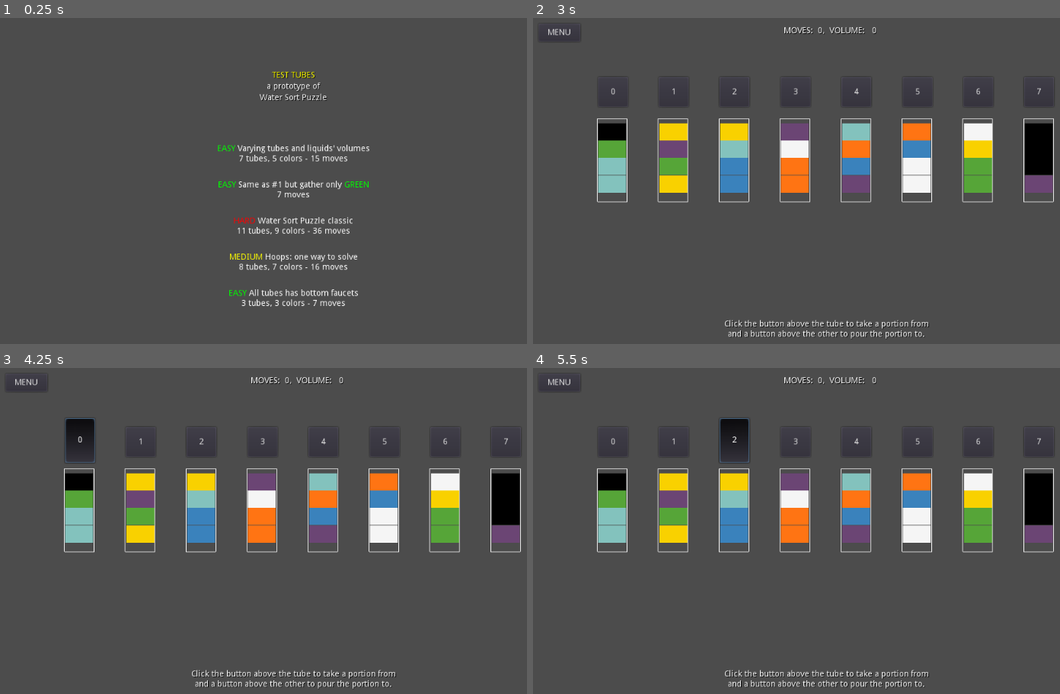
Above: before the commit, frames 1-4 (two rows, left to right).
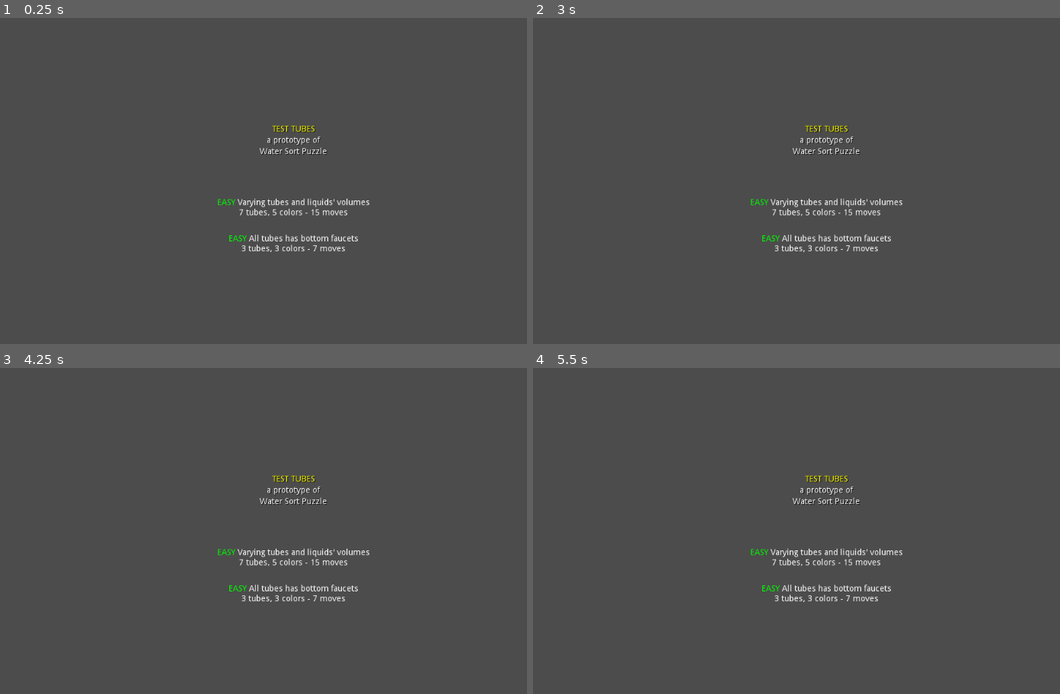
Above: after the commit, the same moments.

Repository: 1shevelov/test-tubes
Game: Godot game, scene res://scenes/Menu.tscn
Two runs of this game, one before a commit and one after it. Both use one fixed random seed, a clock stepped at 60 frames per second and the inputs below.
Inputs (mouse positions are in pixels of both pictures, inside the frame that each line leads up to):
- Up to frame 1 (0.25 s): no input
- Up to frame 2 (3 s): tap Enter at 0.5, 2 s; move the mouse to (959, 171) at 0.52 s; click (959, 171) at 0.67 s; tap Space at 1.25, 2.75 s; move the mouse to (701, 207) at 1.27 s; click (701, 207) at 1.42 s; move the mouse to (886, 112) at 2.02 s; click (886, 112) at 2.17 s; move the mouse to (796, 259) at 2.77 s; click (796, 259) at 2.92 s
- Up to frame 3 (4.25 s): click (79, 442) at 3.5 s, where only the run before the commit has a clickable "0"
- Up to frame 4 (5.5 s): click (675, 442) at 4.25 s, where only the run before the commit has a clickable "1"; click (733, 442) at 5 s, where only the run before the commit has a clickable "2"

The runs differ from the first frame. In frame 1, 3.4% of the frame differs, in the area x 41-71%, y 16-89%; in frame 2, 12%; in frame 3, 13%; in frame 4, 13%, in the area x 1-99%, y 2-99%.

Commit message:
LOading levels from files, 2 level files created

Diff:
--- /dev/null
+++ b/levels/level1.json
@@ -0,0 +1 @@
+{"tubes":[[5],[4,3],[0,5],[3,2,4],[5,3,2,4],[0,4,5,1,5],[0,0,0,0]],"desc":"[center][color=lime]EASY[/color] Varying tubes and liquids' volumes\n7 tubes, 5 colors - 15 moves[/center]","ratings":[{"stars":3,"moves":15,"vol":19},{"stars":2,"moves":15,"vol":20},{"stars":1,"moves":15,"vol":21}]    }
--- a/levels/level6.json
+++ b/levels/level6.json
@@ -1,24 +1 @@
-{
-    "tubes": [
-        [0, 0, 1, 2, 5],
-	[0, 0, 5, 2, 1],
-	[0, 5, 1, 5, 2]
-    ],
-    "drains": [2, 2, 2],
-    "desc": "[center][color=lime]EASY[/color] All tubes has bottom faucets\n3 tubes, 3 colors - 7 moves[/center]",
-    "rating": [{
-        "stars": 3,
-        "moves": 7,
-        "vol": 7
-    },
-    {
-        "stars": 2,
-        "moves": 7,
-        "vol": 8
-    },
-    {
-        "stars": 1,
-        "moves": 8,
-        "vol": 9
-    }]
-}
+{"tubes":[[0,0,1,2,5],[0,0,5,2,1],[0,5,1,5,2]],"drains":[2,2,2],"desc":"[center][color=lime]EASY[/color] All tubes has bottom faucets\n3 tubes, 3 colors - 7 moves[/center]","ratings":[{"stars":3,"moves":7,"vol":7},{"stars":2,"moves":7,"vol":8},{"stars":1,"moves":8,"vol":9}]}
--- a/scripts/GameScene.gd
+++ b/scripts/GameScene.gd
@@ -62,7 +62,7 @@
 		tube_buttons[i] = add_button(i, false, button_center_pos)
 		var bottom_button_pos := Vector2(tube_center_x, ROOT_SIZE.y * BORDER \
 				* 3.7 + TUBE_SIZE.y)
-		if Globals.get_level().get_tube(i).has_drain:
+		if Globals.get_level().get_tube(i).drains != Tube.DRAINS.NECK:
 			if !instructions_for_drain:
 				instruction.set_text(instruction.get_text() + \
 					"\nButton at the bottom of a tube allows to drain a portion, but not pour in")
@@ -161,6 +161,10 @@
 	var stars: String = ""
 	if rating == 1:
 		stars = "a ONE STAR"
+	elif rating == 0:
+		stars = "NO STARS"
+	elif rating == -1:
+		stars = "NO LEVEL RATINGS"
 	else:
 		stars = "%s STARS" % rating
 	return """%s moves and %s liquid portions poured
--- a/scripts/Globals.gd
+++ b/scripts/Globals.gd
@@ -14,6 +14,8 @@
 	Color8(234, 137, 154), Color8(130, 137, 143)])
 
 var _curr_level: Level setget set_level, get_level
+
+const LEVELS_PATH := "res://levels"
 
 
 func set_message_receiver(receiver_node: Node2D) -> void:
--- a/scripts/Menu.gd
+++ b/scripts/Menu.gd
@@ -36,7 +36,8 @@
 
 
 func make_levels_list() -> void:
-	init_levels()
+	#init_levels()
+	load_levels()
 	for i in levels.size():
 		var l := LEVEL_LABEL.instance()
 		l.label_text = levels[i].description
@@ -196,7 +197,7 @@
 		[0, 0, 5, 2, 1],
 		[0, 5, 1, 5, 2]
 	]):
-		if !l.set_drains([true, true, true]):
+		if !l.set_drains([Tube.DRAINS.BOTH, Tube.DRAINS.BOTH, Tube.DRAINS.BOTH]):
 			print_debug("Invalid drains array")
 		l.description = "[center][color=lime]EASY[/color] All tubes has bottom faucets\n3 tubes, 3 colors - 7 moves[/center]"
 		if !l.add_rating({"stars": 3, "moves": 7, "vol": 7}):
@@ -208,3 +209,71 @@
 		levels.append(l)
 	else:
 		print_debug("Error while activating level 5")
+
+
+func load_levels() -> void:
+	if !levels.empty():
+		levels.clear()
+	var files_list: Array = get_levels_list()
+	if files_list.empty():
+		print_debug("No level files found")
+		return
+	for each_file in files_list:
+		var level_data: Dictionary = load_level(each_file)
+		var l := Level.new()
+		if l.import_level(level_data):
+			levels.append(l)
+		else:
+			print_debug("Was unable to load level '%s'" % each_file)
+
+
+func load_level(path: String) -> Dictionary:
+	var file: File = File.new()
+	if !file.file_exists(path):
+		print_debug("File '%s' was not found" % path)
+		return {}
+	var err: int = file.open(path, file.READ)
+	if err != OK:
+		print_debug("Error while opening file: ", path)
+		print_debug("Error message: ", err)
+		file.close()
+		return {}
+	var level_str: String = file.get_as_text()
+	var err2: String = validate_json(level_str)
+	if err2 != "":
+		print_debug("Invalid JSON data, error: ", err2)
+		return {}
+	var level_data = parse_json(level_str)
+	if typeof(level_data) != TYPE_DICTIONARY:
+		print_debug("JSON data is of invalid type: ", typeof(level_data))
+		return {}
+	if level_data.empty():
+		print_debug("Level data is empty")
+		return {}
+	return level_data
+
+
+func get_levels_list() -> Array:
+	var LEVEL_EXT: String = "json"
+
+	var err: int
+	var dir: Directory = Directory.new()
+	if !dir.dir_exists(Globals.LEVELS_PATH):
+		print_debug("Levels directory not found!?")
+		return []
+	err = dir.open(Globals.LEVELS_PATH)
+	if err != OK:
+		print_debug("Error accessing levels directory: ", err)
+		return []
+	err = dir.list_dir_begin(true, false)
+	if err != OK:
+		print_debug("Error while reading dir content: ", err)
+		return []
+	var file_name: String = dir.get_next()
+	var files_list: Array = []
+	while file_name != "":
+		if  file_name.get_extension() == LEVEL_EXT:
+			files_list.append(Globals.LEVELS_PATH + "/" + file_name)
+		file_name = dir.get_next()
+	files_list.sort()
+	return files_list
--- a/scripts/level.gd
+++ b/scripts/level.gd
@@ -2,7 +2,7 @@
 class_name Level
 
 var _tubes: Array = [] setget set_tubes
-var _tubes_with_drain: Array = [] setget set_drains
+#var _tubes_with_drain: Array = [] setget set_drains
 
 enum WIN_CONDITIONS {GATHER_ALL, GATHER_ONE}
 const WIN_CONDITIONS_HINTS := [
@@ -28,28 +28,31 @@
 		print_debug("Drains array doesn't equal to tubes array")
 		return false
 	for i in drains.size():
-		if typeof(drains[i]) != TYPE_BOOL:
+		if !(typeof(drains[i]) == TYPE_REAL || typeof(drains[i]) == TYPE_INT):
 			print_debug("Invalid type of drain array member: ", typeof(drains[i]))
 			return false
-		if drains[i]:
-			get_tube(i).has_drain = true
+		if drains[i] in Tube.DRAINS.values():
+			get_tube(i).drains = drains[i]
+		else:
+			print_debug("Drains array member' value is invalid: ", drains[i])
+			return false
 	return true
 
 
 # new_rating = {"stars": 0, "moves": 0, "vol": 0}
 func add_rating(new_rating: Dictionary) -> bool:
-	if !new_rating.has("stars") || !new_rating.has("moves") || !new_rating.has("vol"):
-		print_debug("Error setting rating: missing a property")
-		return false
-	if typeof(new_rating.stars) != TYPE_INT || new_rating.stars < 1 || new_rating.stars > 3:
-		print_debug("Error setting rating: wrong stars")
-		return false
-	if typeof(new_rating.moves) != TYPE_INT || new_rating.moves < 1 || new_rating.moves > Globals.MAX_MOVES:
-		print_debug("Error setting rating: wrong moves")
-		return false
-	if typeof(new_rating.vol) != TYPE_INT || new_rating.vol < 1:
-		print_debug("Error setting rating: wrong vol")
-		return false
+#	if !new_rating.has("stars") || !new_rating.has("moves") || !new_rating.has("vol"):
+#		print_debug("Error setting rating: missing a property")
+#		return false
+#	if typeof(new_rating.stars) != TYPE_INT || new_rating.stars < 1 || new_rating.stars > 3:
+#		print_debug("Error setting rating: wrong stars")
+#		return false
+#	if typeof(new_rating.moves) != TYPE_INT || new_rating.moves < 1 || new_rating.moves > Globals.MAX_MOVES:
+#		print_debug("Error setting rating: wrong moves")
+#		return false
+#	if typeof(new_rating.vol) != TYPE_INT || new_rating.vol < 1:
+#		print_debug("Error setting rating: wrong vol")
+#		return false
 
 	if _performance_ratings.empty():
 		_performance_ratings.resize(3)
@@ -67,14 +70,17 @@
 
 func get_performance(moves: int = Globals.MAX_MOVES, vol: int = 0) -> int:
 	var rating: int = 0
-	for each in _performance_ratings:
-		if moves <= each.moves && vol <= each.vol:
-			rating = each.stars
+	if _performance_ratings.empty():
+		return -1
+	else:
+		for each in _performance_ratings:
+			if moves <= each.moves && vol <= each.vol:
+				rating = each.stars
 	return rating
 
 
 func set_tubes(input_tubes: Array) -> bool:
-	if !check_input(input_tubes):
+	if !check_input_tubes(input_tubes):
 		print_debug("Level initialization failed")
 		return false
 	else:
@@ -104,7 +110,7 @@
 	return _tubes[tube_num]
 
 
-func check_input(tubes_2_check: Array) -> bool:
+func check_input_tubes(tubes_2_check: Array) -> bool:
 	for i in tubes_2_check.size():
 		if typeof(tubes_2_check[i]) != TYPE_ARRAY ||tubes_2_check[i].empty():
 			print_debug("Tube data is of wrong type or empty")
@@ -293,6 +299,5 @@
 	if data.has("ratings"):
 		for each in data.ratings:
 			if !add_rating(each):
-				print_debug("Error while adding rating, import aborted")
-				return false
+				print_debug("Error while adding rating")
 	return true
--- a/scripts/tube.gd
+++ b/scripts/tube.gd
@@ -3,7 +3,9 @@
 
 # number of portions can contain
 var _volume: int = 0 setget set_volume, get_volume
-var has_drain: bool = false
+
+enum DRAINS {NECK, BOTTOM, BOTH}
+var drains: int = DRAINS.NECK
 
 var _content: Array = [] setget set_content, get_content
 
@@ -50,12 +52,10 @@
 		if each < 0 || each > Globals.MAX_COLORS:
 			print_debug("Invalid color value: ", each)
 			return false
-#	if !is_empty():
-#		print_debug("The tube is not empty, couldn't set it's content")
-#		return false
 
 	_content.resize(new_content.size())
-	_content = new_content.duplicate()
+	for i in new_content.size():
+		_content[i] = int(new_content[i])
 	return true
 
 
@@ -69,6 +69,10 @@
 
 # portion = [1, 1, 1]
 func add_a_portion(por: Array) -> Array:
+	if drains == DRAINS.BOTTOM:
+		print_debug("Can't add a portion cause tube's neck is sealed")
+		Globals.send_message("Can't add a portion cause tube's neck is sealed")
+		return por
 	if por.size() == 0:
 		print_debug("Empty portion")
 		Globals.send_message("This portion is empty")
@@ -112,8 +116,12 @@
 	return por
 
 
+# only from the neck
 func drain_a_portion() -> Array:
 	var por: Array = []
+	if drains == DRAINS.BOTTOM:
+		print_debug("Can't drain a portion from tube's neck cause it is sealed")
+		return por
 	if is_empty():
 		return por
 	#var por_color: int = get_top_color()
@@ -156,6 +164,9 @@
 # for draining through a faucet in the bottom
 func drain_a_bottom_portion() -> Array:
 	var por: Array = []
+	if drains == DRAINS.NECK:
+		print_debug("Can't drain a portion from tube's bottom cause it has no bottom faucet")
+		return por
 	if is_empty():
 		return por
 	var before: Array = get_content()
Not shown, added: levels/level1 example.txt
